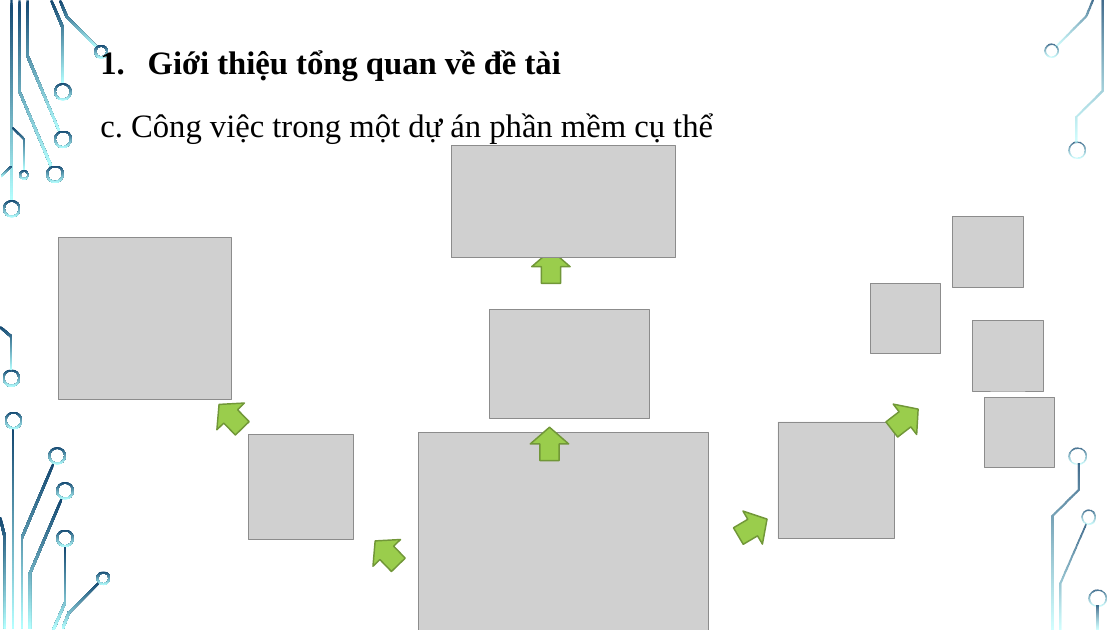
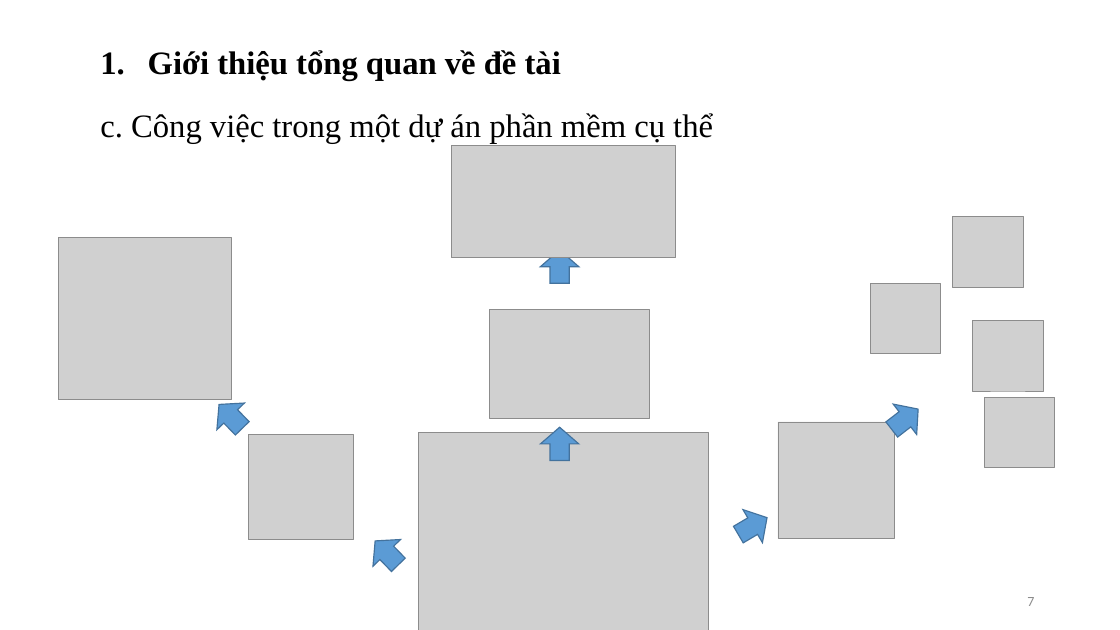
Before and after one commit to NguyenThiHao/DoAnTotNghiep, a slide deck: slide 7 of Documents/Slide do an tot nghiep.pptx. Drawn at 1120x630 pixels with LibreOffice and Linux fonts; fonts in the diff are those of the drawing; grey boxes stand for pictures; background and template pictures are left out. Boxes give left, top, right and bottom in pixels: in the first picture for what was removed or moved away, otherwise in the second. Text is boxed around its words. In the diff, an @@ line names an element or a change of style, - is before the commit and + after.

```diff
--- a/Documents/Slide do an tot nghiep.pptx
+++ b/Documents/Slide do an tot nghiep.pptx
@@ down arrow: place and size @@
-down arrow at (532, 250, 571, 284)
+down arrow at (540, 250, 579, 284)
@@ fill #9ACD4C to #5B9BD5; outline #729838 1.25 pt to #43739E 1 pt in 6 elements at (205, 391, 257, 442), (362, 527, 413, 578), (880, 394, 930, 445), (729, 501, 777, 551), (540, 250, 579, 284), (540, 428, 579, 461) @@
@@ down arrow: place and size @@
-down arrow at (530, 428, 569, 461)
+down arrow at (540, 428, 579, 461)
@@ page number added at (1027, 597, 1034, 606), 12 pt, text #8C8C8C @@
+7
@@ group removed at (0, 0, 1107, 630): 33 freeform shapes, 3 rectangles @@
```
Also in this commit, not shown: 18 other slides changed, 9 slides added, 2 slides removed, 25 other files.
